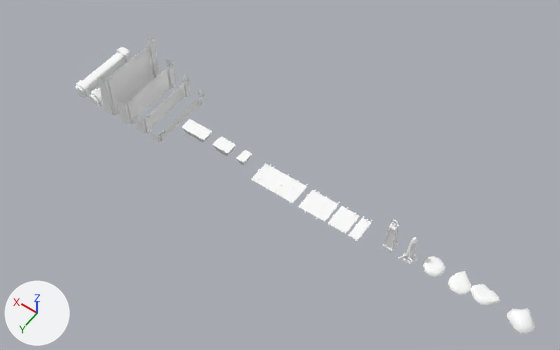
A saved change to the FBX model MorningStarAlpha/Assets/Gimickobj/Mesh/05_sasarankabe_obj.fbx.
Before and after are seen from a camera (50 mm lens) standing at (-0.819, 1.22, 1.846) and looking at (0.04, 0.017, -0.045). Arrows for +X, +Y and +Z are at lower left; the lights stay in place. Where no turn or scale is listed for an object, it has been applied to the vertices. Vertices at the same position are counted once.
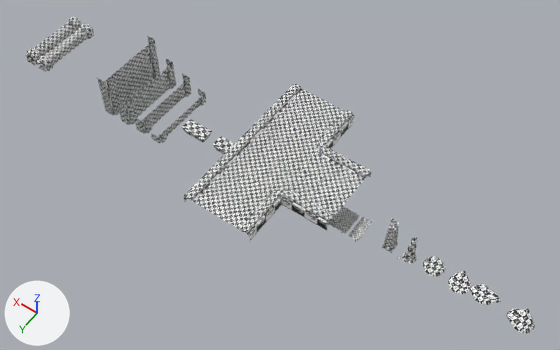
Where the newer file only moved an object's origin or applied its transform, the numbers keep the older frame.

The change, as a diff of the scene's bpy script:
```diff
--- a/MorningStarAlpha/Assets/Gimickobj/Mesh/05_sasarankabe_obj.fbx.py
+++ b/MorningStarAlpha/Assets/Gimickobj/Mesh/05_sasarankabe_obj.fbx.py
@@ img_checker_map_png @@
+img_checker_map_png = load_image('Checker_map.png', '_unpacked/Checker_map.png', 512, 512, 'sRGB')
@@ mat_lambert1 @@
 mat_lambert1 = principled_material('lambert1')
-mat_lambert1.base_color = (1.0, 1.0, 1.0)  # white #ffffff
+mat_lambert1.texture = img_checker_map_png
@@ me_mesh_010 @@
 me_mesh_010.from_pydata(...)  # 83 vertices, 54 faces; spans x -0.009..0.033, y -0.12..0.12, z 0.0..0.042
 # used by ob_05_sasarankabecurve_obj; location = (0.782, 0.0, -0.065)
+# me_mesh_010 part 1: the loose piece of 30 vertices spanning x -0.009..0.033, y -0.111..-0.089, z 0.0..0.042 is scaled about its middle by (0.969, 1, 0.934), then moved by (0.0, 0.0, -0.035)
+# me_mesh_010 part 2: the loose piece of 30 vertices spanning x -0.009..0.033, y 0.089..0.111, z 0.0..0.042 is scaled about its middle by (0.969, 1, 0.934), then moved by (0.0, 0.0, -0.035)
+# me_mesh_010 part 3: all 3 vertices in x 0.0..0.008, y 0.0, z 0.028..0.035 are moved by (0.0, 0.0, -0.036)
+# me_mesh_010 part 4: all 3 vertices in x 0.001..0.007, y 0.12, z 0.028..0.034 are moved by (0.0, 0.0, -0.036)
+# me_mesh_010 part 5: all 3 vertices in x 0.0, y -0.12..0.12, z 0.0 are moved by (0.0, 0.0, -0.033)
 me_mesh_010.materials.append(mat_lambert1)
@@ me_mesh_026 @@
+me_mesh_026.from_pydata(...)  # 120 vertices, 64 faces; spans x -0.199..0.199, y -0.28..0.28, z -0.018..0.018
+me_mesh_026.materials.append(mat_lambert1)  # picture img_checker_map_png
@@ me_mesh_025 @@
+me_mesh_025.from_pydata(...)  # 142 vertices, 96 faces; spans x -0.2..0.2, y -0.28..0.28, z -0.02..0.02
+me_mesh_025.materials.append(mat_lambert1)  # picture img_checker_map_png
@@ ob_05_kabesasaran90ao @@
 ob_05_kabesasaran90ao = bpy.data.objects.new('_05_kabesasaran90ao', me_mesh_011)
-ob_05_kabesasaran90ao.location = (0.796, 0.116, -0.046)
+ob_05_kabesasaran90ao.location = (0.973, -0.001, -0.025)
@@ ob_05_sasarankabecurve_obj @@
 ob_05_sasarankabecurve_obj = bpy.data.objects.new('_05_sasarankabecurve_obj', me_mesh_010)
-ob_05_sasarankabecurve_obj.location = (0.782, 0.0, -0.065)
+ob_05_sasarankabecurve_obj.location = (0.96, 0.0, -0.011)
@@ ob_05_sasarankabecorner_obj @@
 ob_05_sasarankabecorner_obj = bpy.data.objects.new('_05_sasarankabecorner_obj', me_mesh_008)
-ob_05_sasarankabecorner_obj.location = (0.713, 0.0, -0.065)
+ob_05_sasarankabecorner_obj.location = (1.011, 0.0, -0.042)
@@ ob_05_kabesasarancueveao @@
 ob_05_kabesasarancueveao = bpy.data.objects.new('_05_kabesasarancueveao', me_mesh_009)
-ob_05_kabesasarancueveao.location = (0.727, 0.086, -0.046)
+ob_05_kabesasarancueveao.location = (1.024, 0.086, -0.022)
@@ ob_05_kabesasaranendao_obj @@
+ob_05_kabesasaranendao_obj = bpy.data.objects.new('_05_kabesasaranendao_obj', me_mesh_026)
+ob_05_kabesasaranendao_obj.location = (-0.001, 0.0, 0.0)
@@ ob_05_kabesasaranend_obj @@
+ob_05_kabesasaranend_obj = bpy.data.objects.new('_05_kabesasaranend_obj', me_mesh_025)
+ob_05_kabesasaranend_obj.location = (0.0, 0.0, 0.0)
```

Boxes (x1, y1, x2, y2) around the edits, measured in the pictures (560 x 350 px; the box of a moved part takes in the faces that stretch with it):
'_05_kabesasaranend_obj', added: after (184, 84, 371, 242)
'_05_kabesasaranendao_obj', added: after (184, 85, 371, 241)
'_05_sasarankabe5_obj', surface changed: (97, 36, 160, 116) in both
'_05_sasarankabecurve_obj', surface changed, reshaped, moved: before (76, 47, 132, 98); after (36, 23, 94, 71)
'_05_sasarankabe3_obj', surface changed: (117, 59, 176, 125) in both
'_05_sasaranyuka4_obj', surface changed: (251, 163, 308, 203) in both
'_05_sasarankabecorner_obj', surface changed, moved: before (89, 57, 133, 107); after (26, 17, 82, 65)
'_05_sasarankabe2_obj', surface changed: (134, 74, 191, 134) in both
'_05_sasaranyuka3_obj', surface changed: (298, 189, 340, 222) in both
'_05_tuti1_obj', surface changed: (506, 308, 535, 334) in both
'_05_sasaranyuka2_obj', surface changed (white to grey): (328, 206, 359, 234) in both
'_05_sasarankabe1_obj', surface changed: (150, 89, 206, 143) in both
'_05_tuti2_obj', surface changed: (470, 284, 501, 305) in both
'_05_tuti3_obj', surface changed: (448, 271, 471, 294) in both
'_05_sasaransima3_obj', surface changed: (182, 119, 212, 142) in both
'_05_tuti4_obj', surface changed: (423, 256, 445, 277) in both
'_05_tower_obj', surface changed: (382, 218, 399, 253) in both
'_05_sasaransima2_obj', surface changed: (213, 136, 236, 156) in both
'_05_sasaranyuka1_obj', surface changed (white to grey): (349, 216, 372, 242) in both
'_05_sasaukutou_obj', surface changed: (397, 237, 418, 264) in both
'_05_kabesasaran5ao', surface changed: (105, 41, 160, 115) in both
'_05_kabesasaran90ao', surface changed, moved: before (75, 47, 131, 97); after (37, 24, 94, 72)
'_05_sasaransima1_obj', surface changed: (237, 150, 252, 165) in both
'_05_kabesasarancueveao', surface changed, moved: before (90, 89, 101, 106); after (26, 17, 81, 65)
'_05_kabesasaran3ao', surface changed: (125, 61, 176, 125) in both
'_05_kabesasaran2ao', surface changed: (142, 83, 191, 133) in both
'_05_kabesasaran1ao', surface changed: (158, 88, 205, 143) in both
part 1 of me_mesh_010, moved or reshaped: before (117, 47, 131, 62); after (79, 23, 94, 39)
part 2 of me_mesh_010, moved or reshaped: before (76, 80, 91, 97); after (38, 55, 53, 71)
part 3 of me_mesh_010, moved or reshaped: before (100, 53, 123, 71); after (62, 24, 90, 47)
part 4 of me_mesh_010, moved or reshaped: before (76, 67, 107, 94); after (36, 42, 68, 68)
part 5 of me_mesh_010, moved or reshaped: before (78, 52, 132, 98); after (39, 28, 94, 71)
